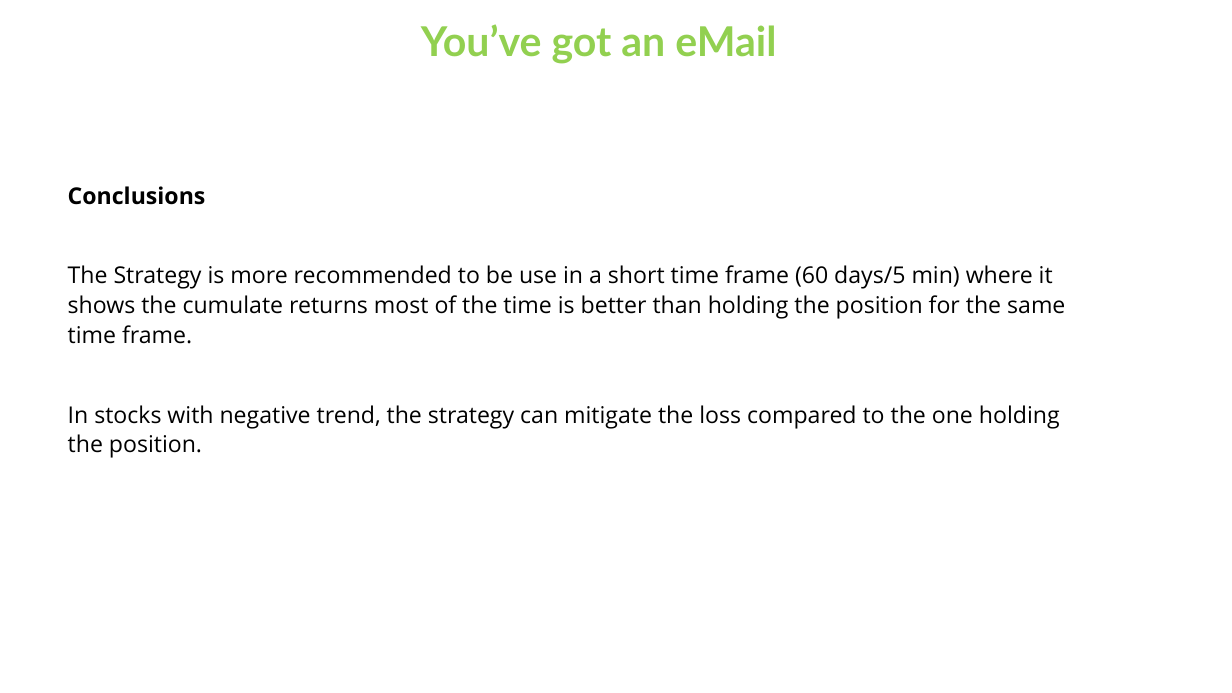
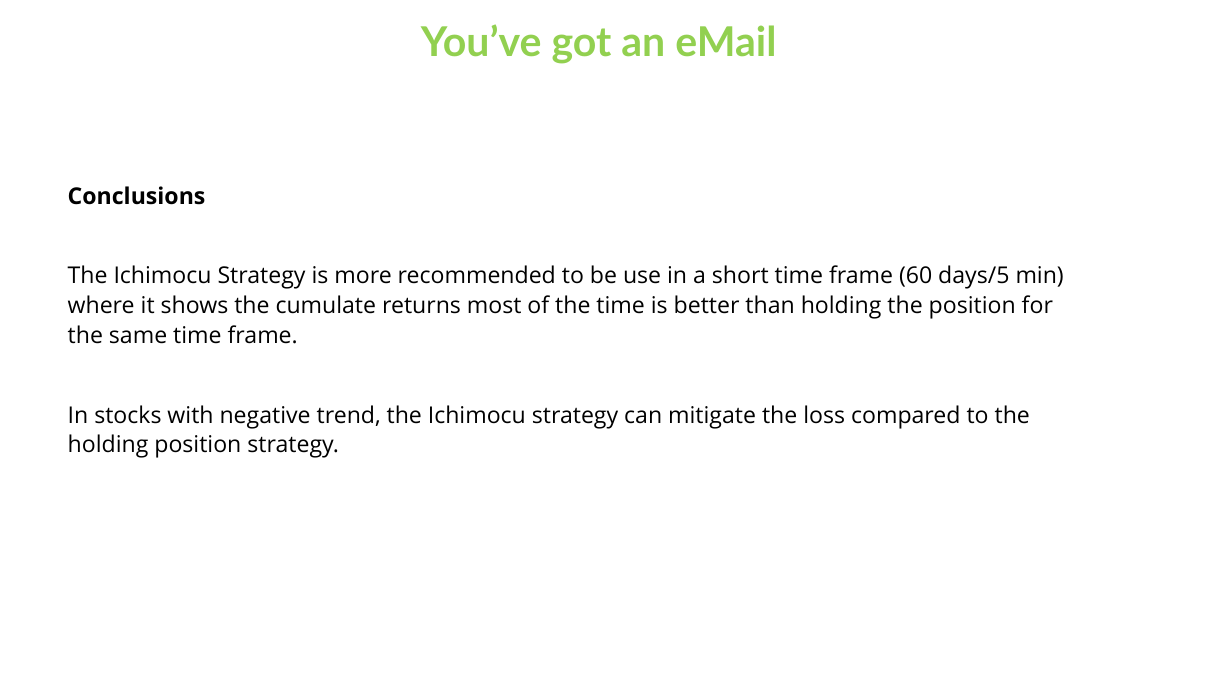
Before and after one commit to Tylryan/Stock-Report, a slide deck: slide 17 of Project_3_presentation_RQ.pptx. Drawn at 1232x693 pixels with LibreOffice and Linux fonts; fonts in the diff are those of the drawing. Boxes give left, top, right and bottom in pixels: in the first picture for what was removed or moved away, otherwise in the second. Text is boxed around its words. In the diff, an @@ line names an element or a change of style, - is before the commit and + after.

```diff
--- a/Project_3_presentation_RQ.pptx
+++ b/Project_3_presentation_RQ.pptx
@@ text at (x1=68, y1=265, x2=1064, y2=458): text changed @@
-The Strategy is more recommended to be use in a short time frame (60 days/5 min) where it shows the cumulate returns most of the time is better than holding the position for the same time frame.
-In stocks with negative trend, the strategy can mitigate the loss compared to the one holding the position.
+The Ichimocu Strategy is more recommended to be use in a short time frame (60 days/5 min) where it shows the cumulate returns most of the time is better than holding the position for the same time frame.
+In stocks with negative trend, the Ichimocu strategy can mitigate the loss compared to the holding position strategy.
```
Also in this commit, not shown: 3 other slides changed, 1 slide added, 2 slides removed.
